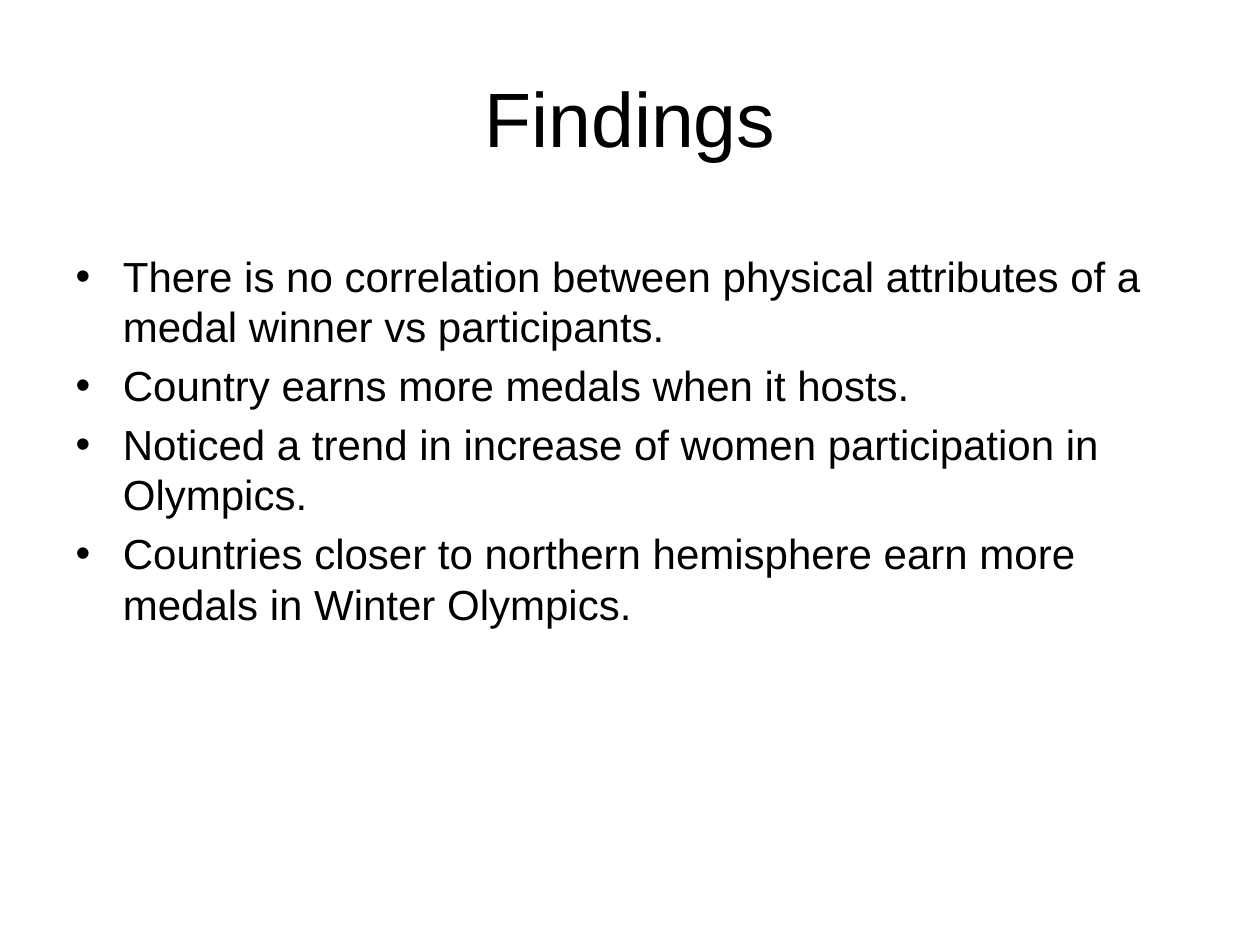
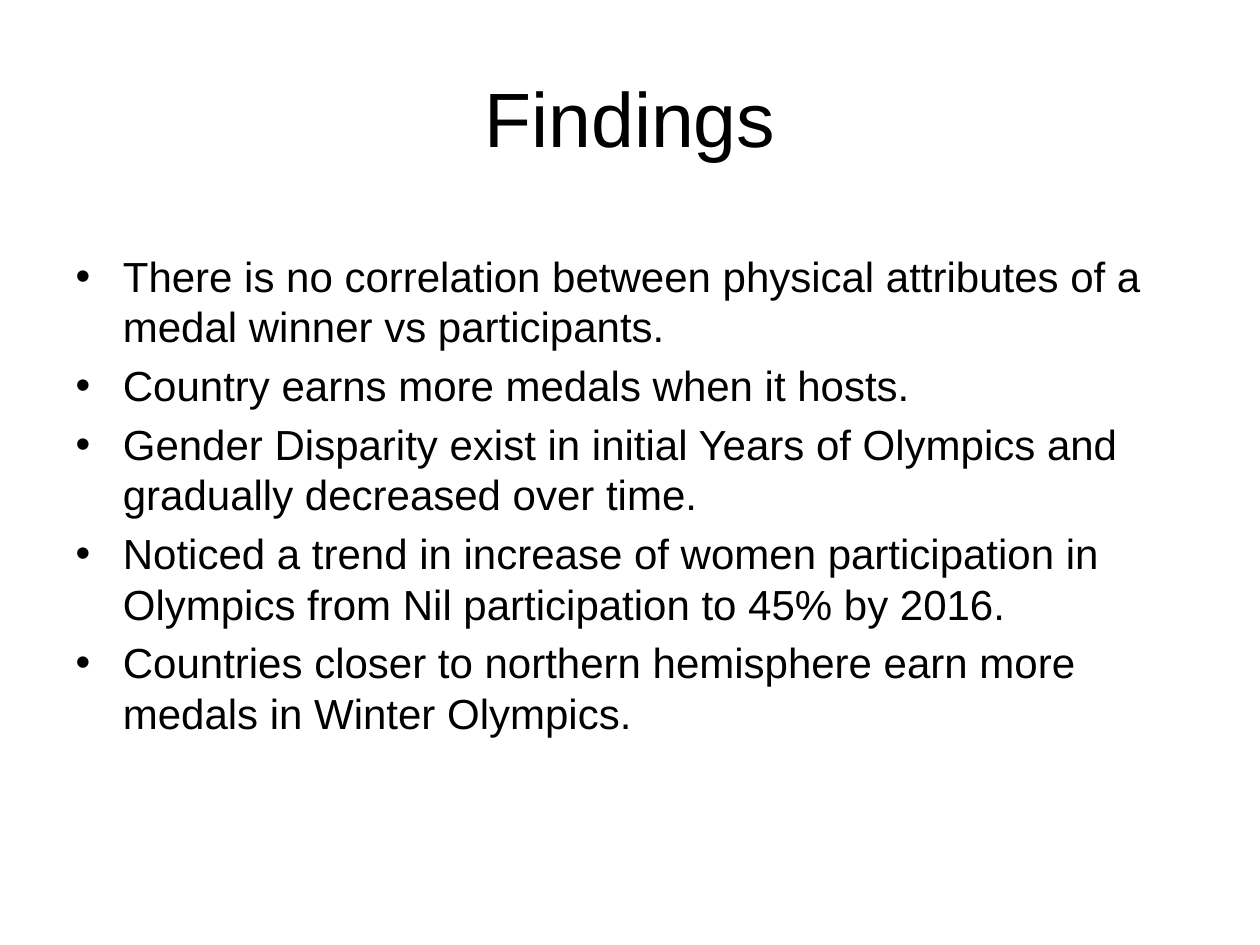
Before and after one commit to soumyaranjanswaincan/Olympic-Data-Analysis, a slide deck: slide 16 of Olympic Data Analysis.pptx. Drawn at 1260x945 pixels with LibreOffice and Linux fonts; fonts in the diff are those of the drawing; background and template pictures are left out. Boxes give left, top, right and bottom in pixels: in the first picture for what was removed or moved away, otherwise in the second. Text is boxed around its words. In the diff, an @@ line names an element or a change of style, - is before the commit and + after.

Commit message:
Analysis finding gender disparity updated

```diff
--- a/Olympic Data Analysis.pptx
+++ b/Olympic Data Analysis.pptx
@@ text at [123,429,1117,628]: text changed @@
-• Noticed a trend in increase of women participation in Olympics.
+• Gender Disparity exist in initial Years of Olympics and gradually decreased over time.
+• Noticed a trend in increase of women participation in Olympics from Nil participation to 45% by 2016.
```
